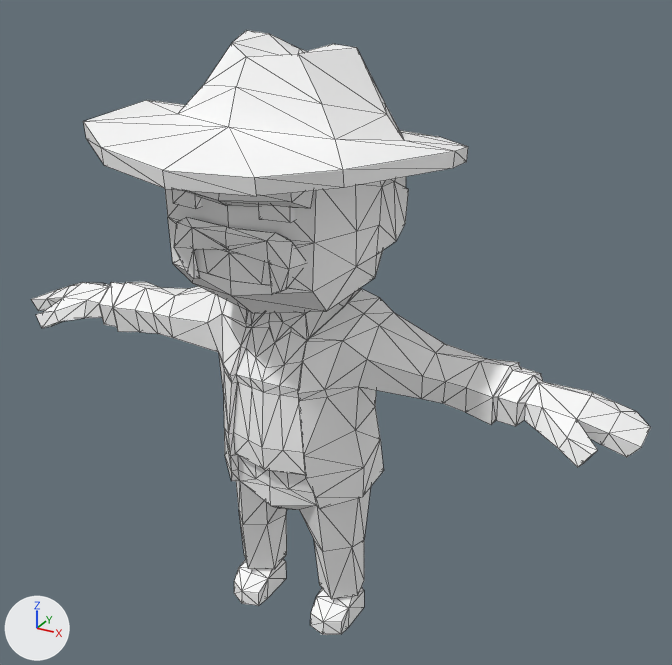
Before and after pictures for a commit that changed the glTF model assets/synty/characters_mini/models/SK_Western_Badguy_01.glb.
Before and after are seen from a camera (50 mm lens) standing at (1.379, -2.227, 2.172) and looking at (0.106, 0.087, 1.015). Every picture has the same lights, and +X, +Y and +Z are marked at lower left. Mesh edges are drawn as thin lines.

In view in the first picture: 'SK_Western_Badguy_01'.
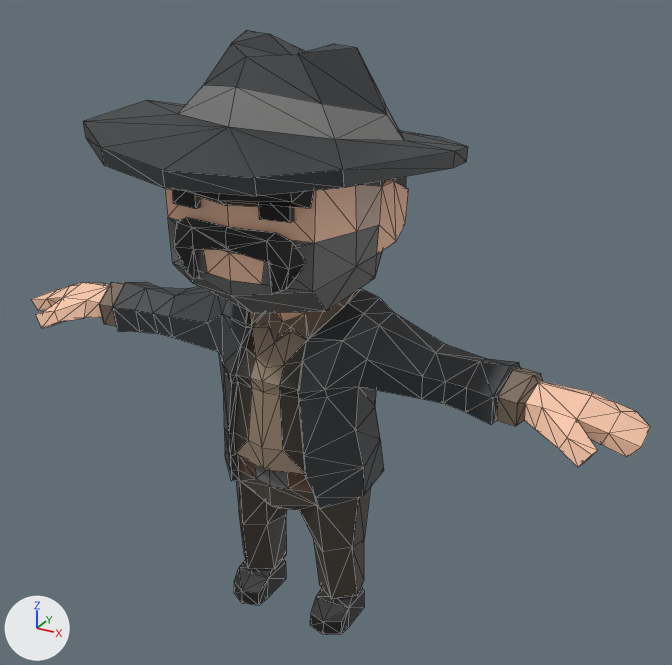
Diff of the bpy script that builds the scene:
```diff
--- a/assets/synty/characters_mini/models/SK_Western_Badguy_01.glb.py
+++ b/assets/synty/characters_mini/models/SK_Western_Badguy_01.glb.py
@@ img_polygonminis_texture_01_a @@
+img_polygonminis_texture_01_a = load_image('PolygonMinis_Texture_01_A', '_unpacked/PolygonMinis_Texture_01_A', 1024, 1024, 'sRGB')
@@ mat_mini_chr271 @@
 mat_mini_chr271 = principled_material('Mini_Chr271')
-mat_mini_chr271.base_color = (1.0, 1.0, 1.0)  # white #ffffff
+mat_mini_chr271.texture = img_polygonminis_texture_01_a
 mat_mini_chr271.roughness = 0.553
```

What differs and where, as boxes (x1, y1, x2, y2) in the pictures (672 x 665 px):
'SK_Western_Badguy_01', surface changed (white to grey)
    both: (31, 30, 651, 635)
